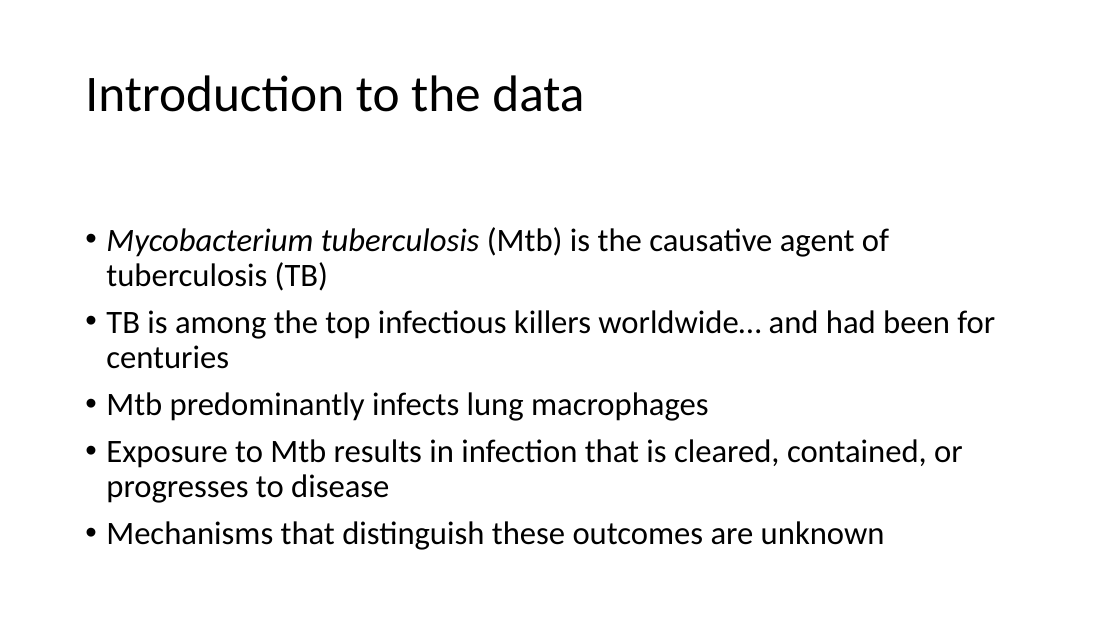
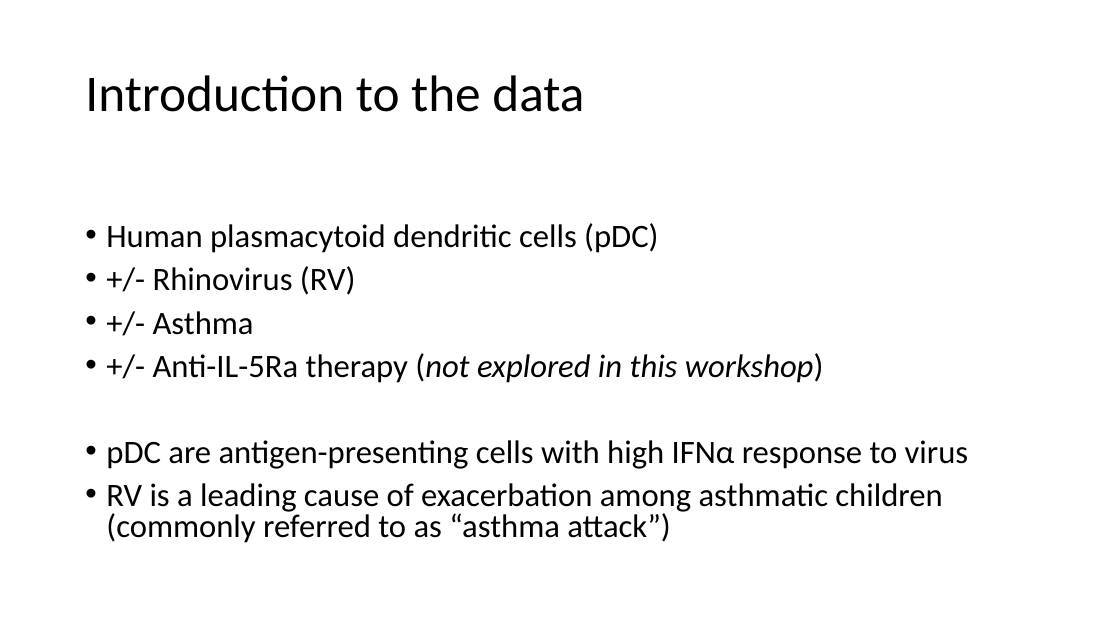
Before and after one commit to BIGslu/workshops, a slide deck: slide 9 of 2023.01.30_RNAseq.i4TB/welcome.pptx. Drawn at 1120x630 pixels with LibreOffice and Linux fonts; fonts in the diff are those of the drawing. Boxes give left, top, right and bottom in pixels: in the first picture for what was removed or moved away, otherwise in the second. Text is boxed around its words. In the diff, an @@ line names an element or a change of style, - is before the commit and + after.

```diff
--- a/2023.01.30_RNAseq.i4TB/welcome.pptx
+++ b/2023.01.30_RNAseq.i4TB/welcome.pptx
@@ text at (106, 223, 968, 543): text changed @@
-• Mycobacterium tuberculosis (Mtb) is the causative agent of tuberculosis (TB)
-• TB is among the top infectious killers worldwide… and had been for centuries
-• Mtb predominantly infects lung macrophages
-• Exposure to Mtb results in infection that is cleared, contained, or progresses to disease
-• Mechanisms that distinguish these outcomes are unknown
+• Human plasmacytoid dendritic cells (pDC)
+• +/- Rhinovirus (RV)
+• +/- Asthma
+• +/- Anti-IL-5Ra therapy (not explored in this workshop)
+• pDC are antigen-presenting cells with high IFNα response to virus
+• RV is a leading cause of exacerbation among asthmatic children (commonly referred to as “asthma attack”)
```
Also in this commit, not shown: 5 other slides changed, 1 slide removed.
